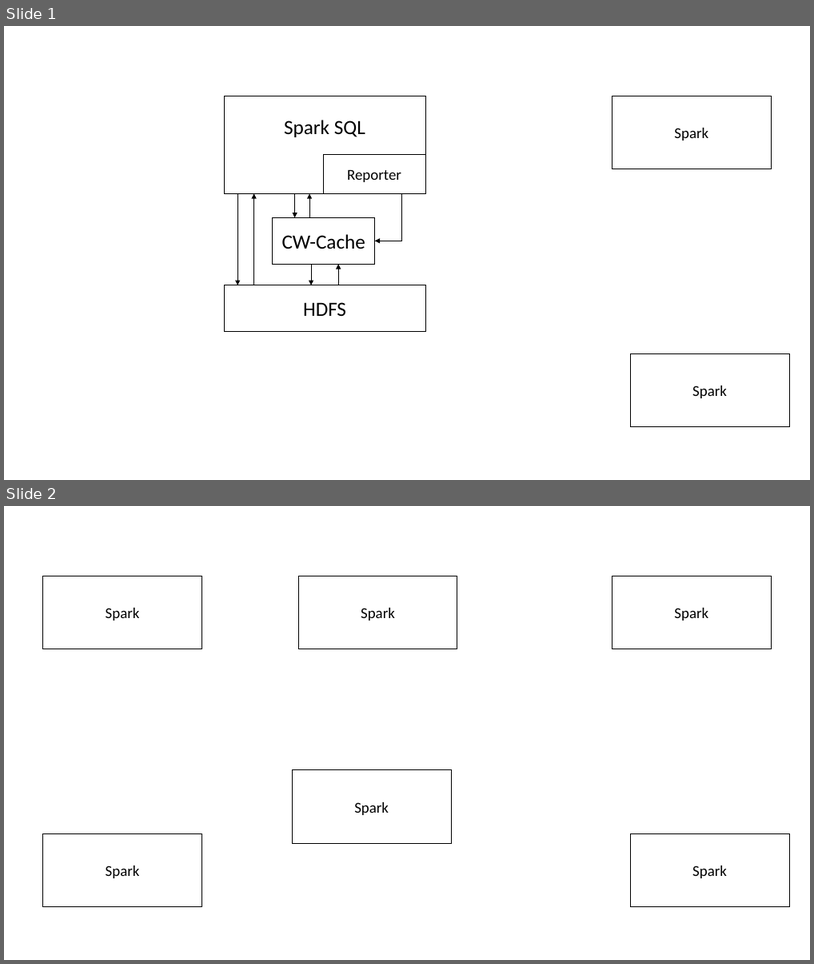
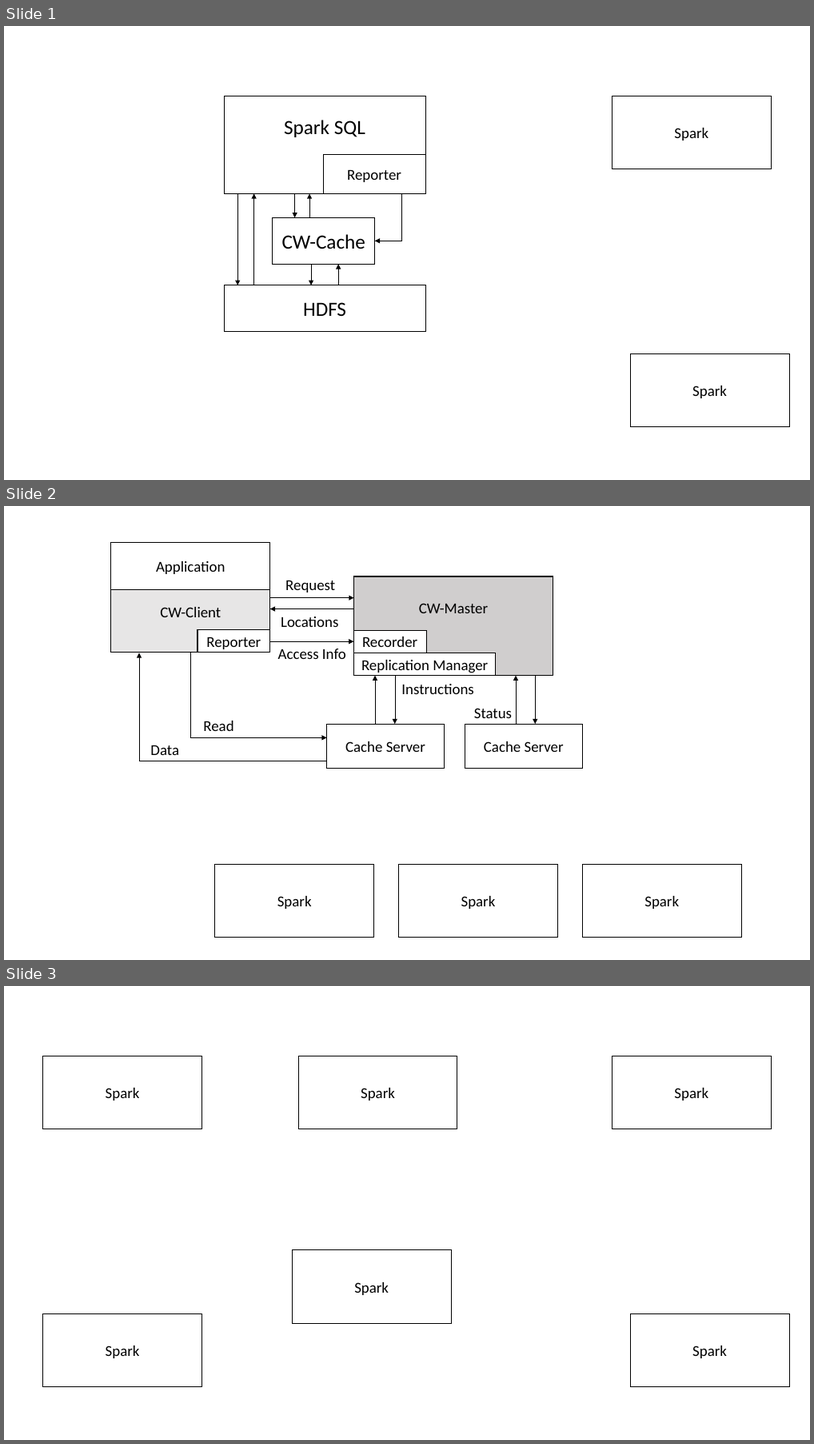
Before and after one commit to seucs/seuthesis, a slide deck: img/img-by-PPT.pptx. Shown one above the other, each under a label of ours: slides 1 and 2 before the commit, slides 1, 2 and 3 after it. The pictures are 814x964 and 814x1444 pixels, drawn with LibreOffice and Linux fonts; fonts in the diff are those of the drawing. Boxes give left, top, right and bottom in pixels: in the first picture for what was removed or moved away, otherwise in the second. Text is boxed around its words. In the diff, an @@ line names an element or a change of style, - is before the commit and + after.

```diff
--- a/img/img-by-PPT.pptx
+++ b/img/img-by-PPT.pptx
@@ slide 2 added at box(4, 506, 810, 960), background #FFFFFF @@
@@ group added at box(111, 543, 583, 768): 8 rectangles, 7 arrows, 7 texts, 2 elbow arrows @@
+CW-Client
+CW-Master
+Application
+Reporter
+Recorder
+Cache Server
+Replication Manager
+Cache Server
+Read
+Data
+Instructions
+Status
+Request
+Locations
+Access Info
@@ rectangle added at box(215, 864, 374, 937), outline #000000 1 pt, 18 pt, text #000000 @@
+Spark
@@ rectangle added at box(399, 864, 558, 937), outline #000000 1 pt, 18 pt, text #000000 @@
+Spark
@@ rectangle added at box(583, 864, 742, 937), outline #000000 1 pt, 18 pt, text #000000 @@
+Spark
@@ what was slide 2 is now slide 3 @@
```
Also in this commit, not shown: 8 other files.
